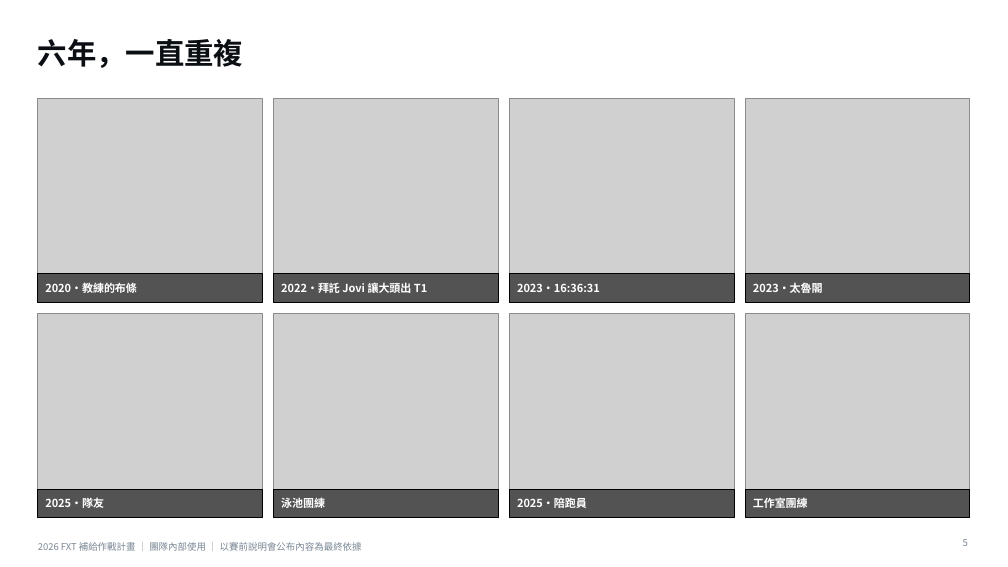
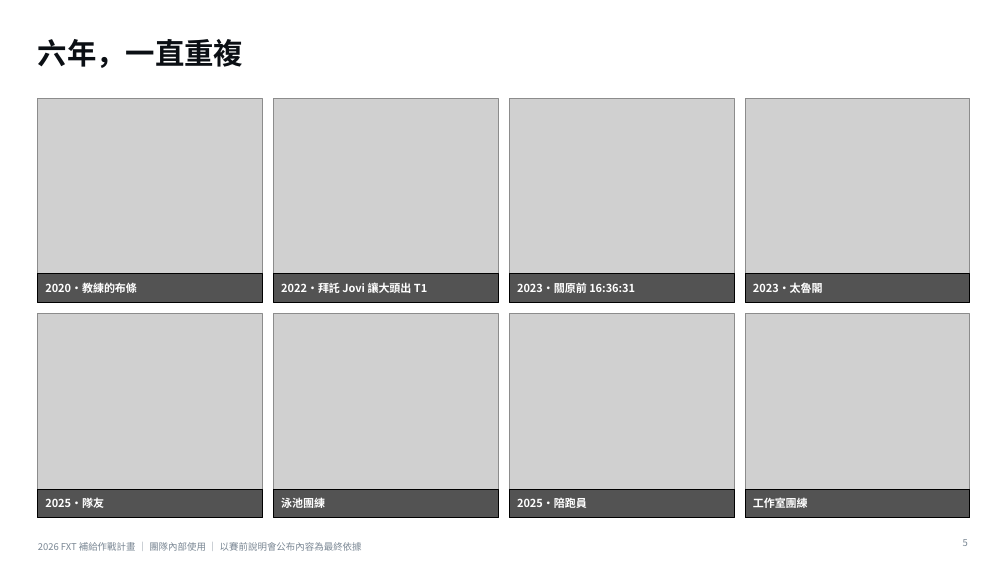
Before and after one commit to powermovebboy-sys/Race-site, a slide deck: slide 5 of deck/2026_FXT_補給作戰計畫.pptx. Drawn at 1008x567 pixels with LibreOffice and Linux fonts; fonts in the diff are those of the drawing; grey boxes stand for pictures. Boxes give left, top, right and bottom in pixels: in the first picture for what was removed or moved away, otherwise in the second. Text is boxed around its words. In the diff, an @@ line names an element or a change of style, - is before the commit and + after.

```diff
--- a/deck/2026_FXT_補給作戰計畫.pptx
+++ b/deck/2026_FXT_補給作戰計畫.pptx
@@ text at [517, 283, 635, 293]: text changed @@
-2023・16:36:31
+2023・關原前 16:36:31
```
Also in this commit, not shown: 3 other slides changed, 5 other files.
